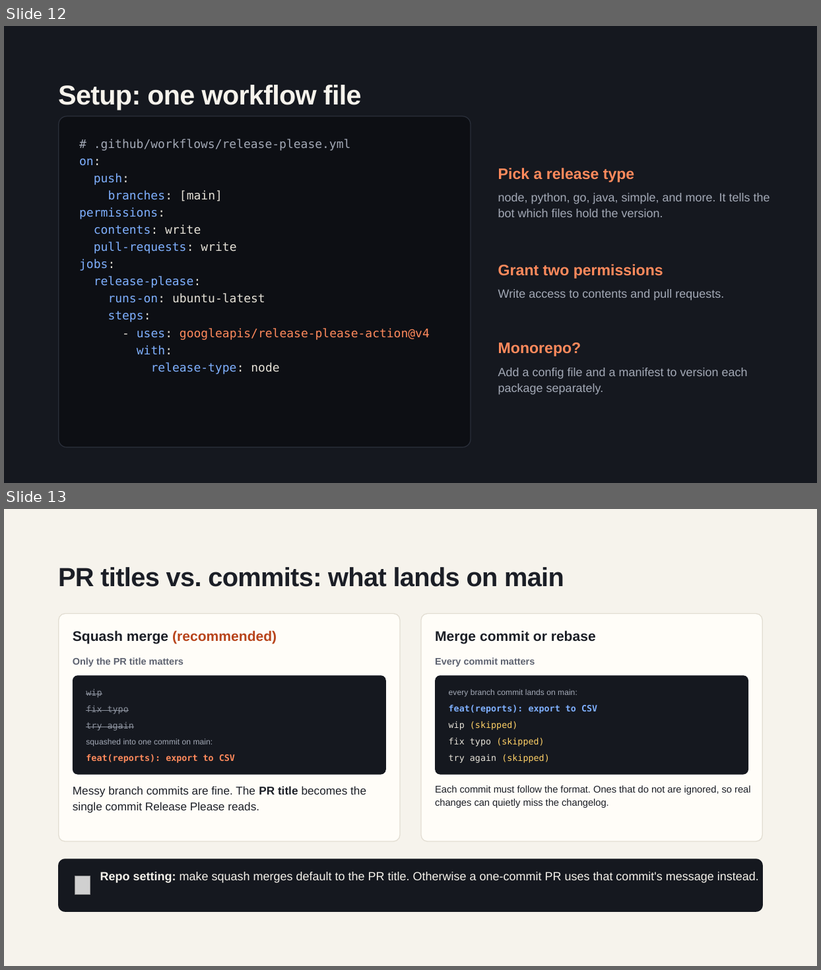
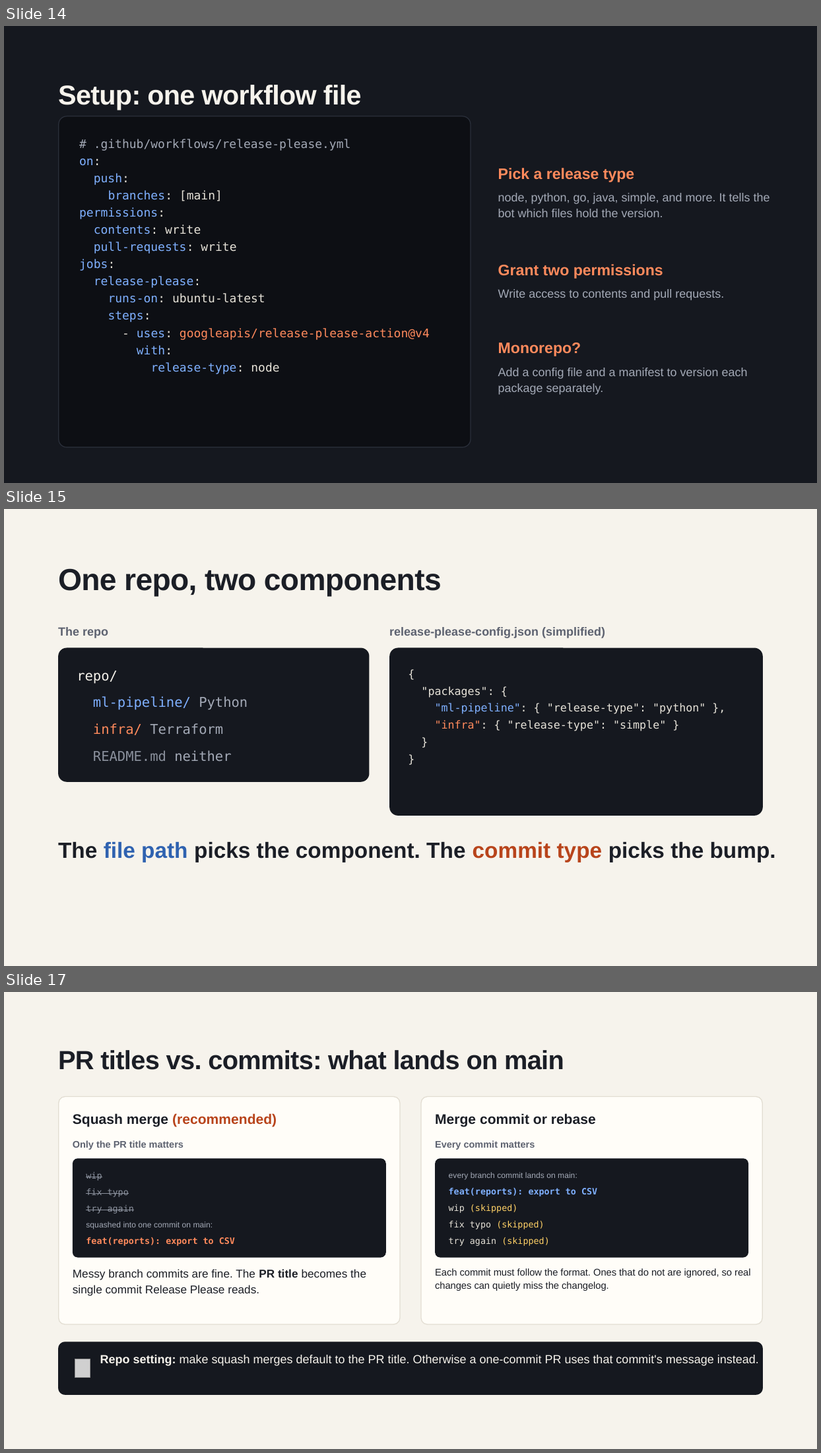
Before and after one commit to ekbrothers/github-msteams-notification-ru-workflow, a slide deck: docs/Conventional_Commits_and_Release_Please.pptx. Shown one above the other, each under a label of ours: slides 12 and 13 before the commit, slides 14, 15 and 17 after it; the slides between them are not shown. The pictures are 821x970 and 821x1453 pixels, drawn with LibreOffice and Linux fonts; fonts in the diff are those of the drawing; grey boxes stand for pictures. Boxes give left, top, right and bottom in pixels: in the first picture for what was removed or moved away, otherwise in the second. Text is boxed around its words. In the diff, an @@ line names an element or a change of style, - is before the commit and + after.

```diff
--- a/docs/Conventional_Commits_and_Release_Please.pptx
+++ b/docs/Conventional_Commits_and_Release_Please.pptx
@@ slide 15 added at bbox=[4, 509, 817, 966], background #F6F3EC @@
@@ title added at bbox=[58, 568, 442, 597], 36 pt, text #1B1E26, bold @@
+One repo, two components
@@ text added at bbox=[58, 627, 108, 638], 14 pt, text #5D6270, bold @@
+The repo
@@ text added at bbox=[389, 627, 605, 638], 14 pt, text #5D6270, bold @@
+release-please-config.json (simplified)
@@ rounded rectangle added at bbox=[58, 648, 370, 782], fill #15181F @@
@@ rounded rectangle added at bbox=[389, 648, 763, 816], fill #15181F, 13 pt, text #E6E2D8 @@
+{
+"packages": {
+"ml-pipeline": { "release-type": "python" },
+"infra": { "release-type": "simple" }
+}
+}
@@ text added at bbox=[77, 671, 118, 684], 16 pt, text #F6F3EC @@
+repo/
@@ text added at bbox=[93, 696, 248, 710], 16 pt, text #7FB0FF @@
+ml-pipeline/ Python
@@ text added at bbox=[93, 723, 223, 735], 16 pt, text #A3A9B6 @@
+infra/ Terraform
@@ text added at bbox=[93, 751, 231, 762], 16 pt, text #8A909C @@
+README.md neither
@@ text added at bbox=[58, 842, 776, 862], 26 pt, text #1B1E26, bold @@
+The file path picks the component. The commit type picks the bump.
@@ what was slide 12 is now slide 14 @@
@@ what was slide 13 is now slide 17 @@
```
Also in this commit, not shown: 4 other slides added, 1 slide removed.
